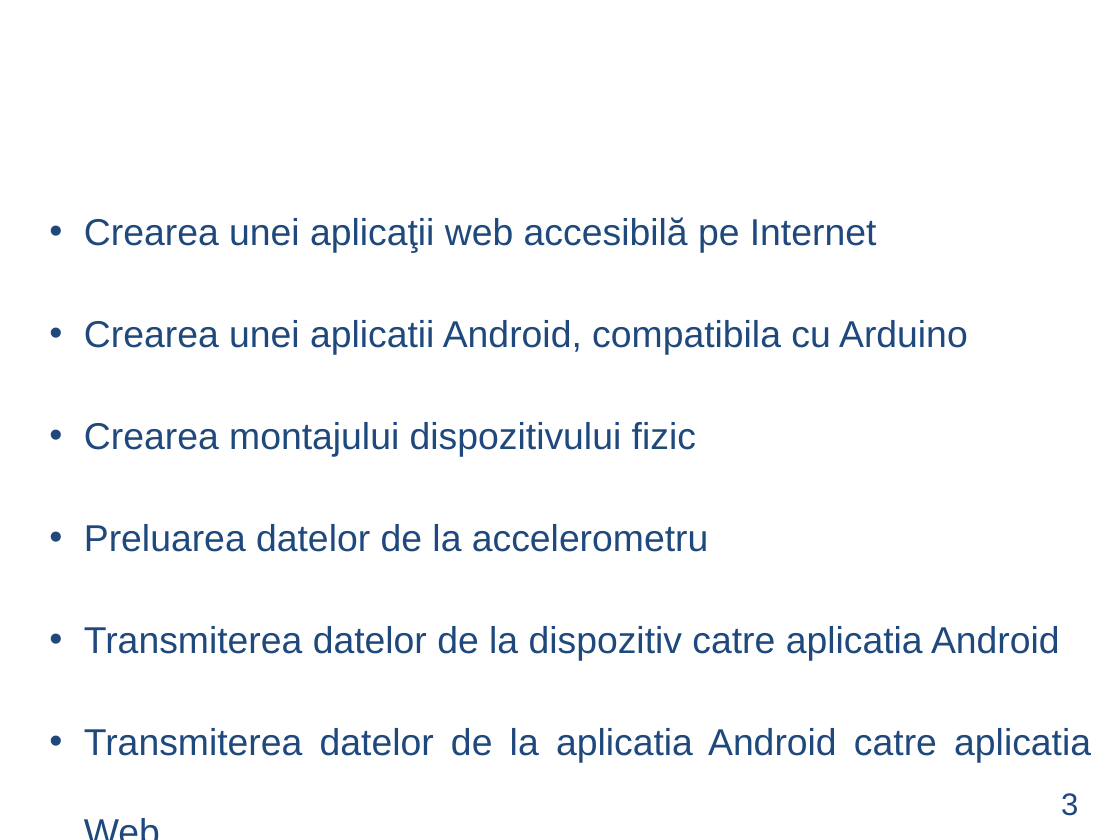
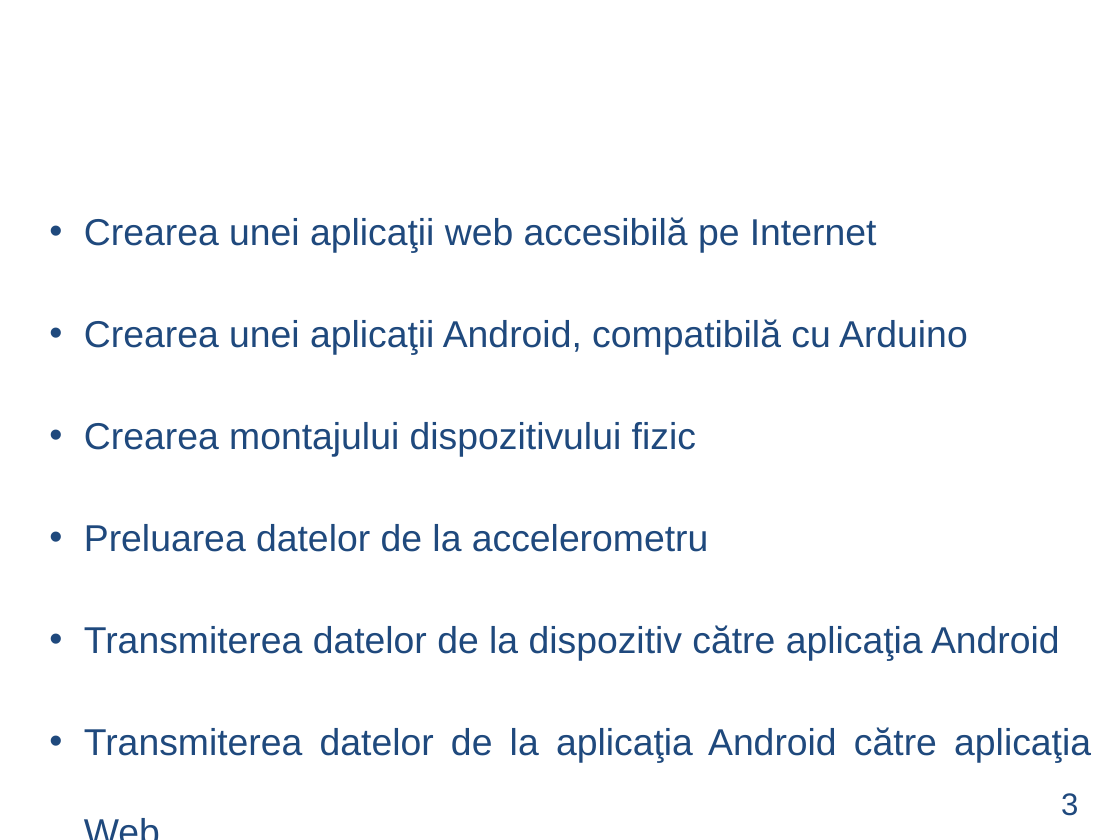
Before and after one commit to LucaAndrei/Fitness-MD-Web-Application-2.0, a slide deck: slide 3 of parte_scrisa/2419_engage_ppt/Prezentare Disertatie Luca Andrei.ppt. Drawn at 1120x840 pixels with LibreOffice and Linux fonts; fonts in the diff are those of the drawing; background and template pictures are left out. Boxes give left, top, right and bottom in pixels: in the first picture for what was removed or moved away, otherwise in the second. Text is boxed around its words. In the diff, an @@ line names an element or a change of style, - is before the commit and + after.

```diff
--- a/parte_scrisa/2419_engage_ppt/Prezentare Disertatie Luca Andrei.ppt
+++ b/parte_scrisa/2419_engage_ppt/Prezentare Disertatie Luca Andrei.ppt
@@ text at (84,319,968,355): text changed @@
-  • Crearea unei aplicatii Android, compatibila cu Arduino
+  • Crearea unei aplicaţii Android, compatibilă cu Arduino
@@ text at (84,625,1091,763): text changed @@
-  • Transmiterea datelor de la dispozitiv catre aplicatia Android
-  • Transmiterea datelor de la aplicatia Android catre aplicatia Web
+  • Transmiterea datelor de la dispozitiv către aplicaţia Android
+  • Transmiterea datelor de la aplicaţia Android către aplicaţia Web
```
Also in this commit, not shown: 8 other slides changed, 1 slide added.
